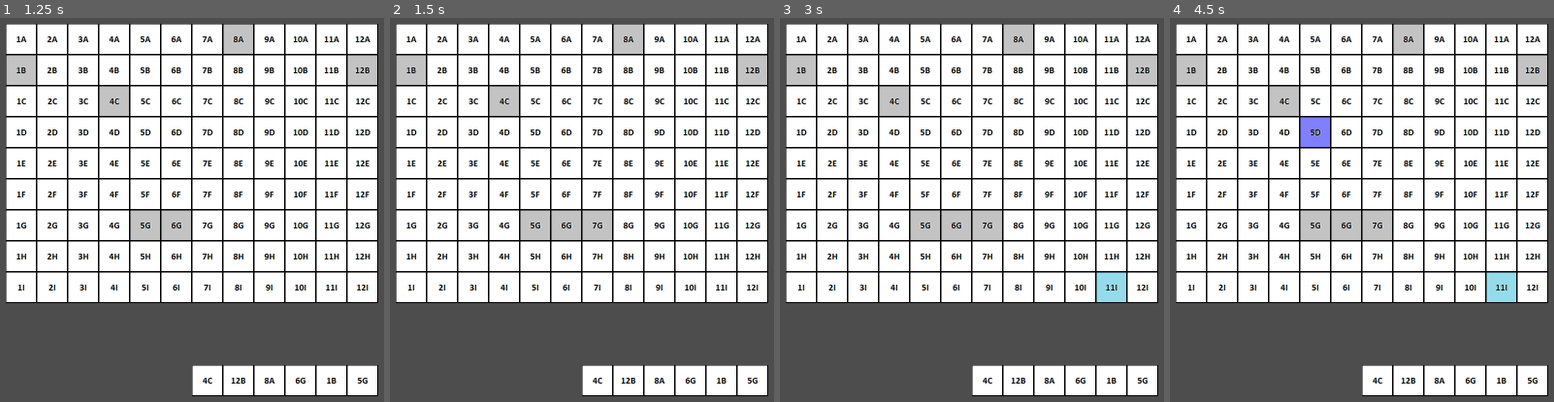
Above: before the commit, frames 1-4 (left to right).
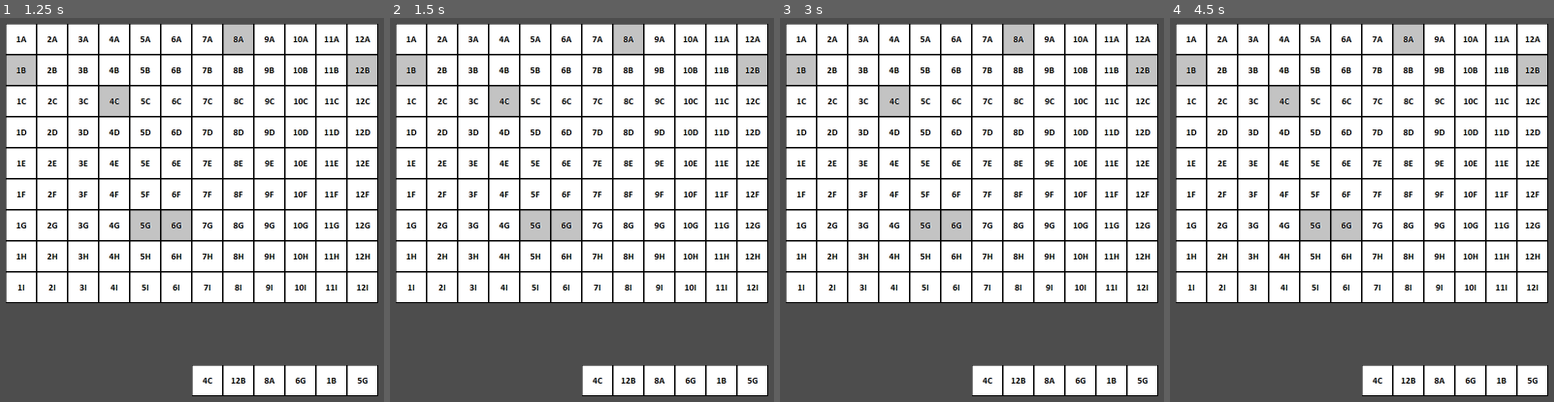
Above: after the commit, the same moments.

Repository: xv-k/BordGameTest
Game: Godot game, scene res://board.tscn
The game is run twice, just before and just after one commit, with the same random seed, the same clock (stepped at 60 frames per second) and the same inputs.
Inputs (mouse positions are in pixels of both pictures, inside the frame that each line leads up to):
- Up to frame 1 (1.25 s): tap Enter at 0.5 s; move the mouse to (outside the picture) at 0.52 s; click (outside the picture) at 0.6 s
- Up to frame 2 (1.5 s): tap Space at 1.25 s; move the mouse to (597, 233) at 1.27 s; click (597, 233) at 1.35 s
- Up to frame 3 (3 s): tap Enter at 2 s; move the mouse to (outside the picture) at 2.02 s; click (outside the picture) at 2.1 s; tap Space at 2.75 s; move the mouse to (1102, 298) at 2.77 s; click (1102, 298) at 2.85 s
- Up to frame 4 (4.5 s): tap Enter at 3.5 s; move the mouse to (outside the picture) at 3.52 s; click (outside the picture) at 3.6 s; tap Space at 4.25 s; move the mouse to (1300, 144) at 4.27 s; click (1300, 144) at 4.35 s

Frame 1 is identical in both runs. In frame 2, 0.6% of the frame differs, in the area x 50-58%, y 50-58%; in frame 3, 1.2%; in frame 4, 1.8%, in the area x 33-91%, y 25-74%.

Commit message:
added: only click selection + menu to choose + removing/adding tile after placing

Diff:
--- a/Board.gd
+++ b/Board.gd
@@ -1,13 +1,20 @@
 extends Node2D
 
 @onready var tile_map = $TileMap
+@onready var popup_menu = $PopupMenu
 
 var board_x = 12
 var board_y = 9
+#board: number: int, position: vector2, building: bool, company:int
+var board = {}
 var color = 4
-enum layers {white = 3, yellow, gray, green, blue, orange, purple, red, pink}
+enum layers {white = 3, yellow, gray, green, blue, orange, purple, red, pink, black = 0}
 var building_positions = {}
 var player_tile_pos = {0: Vector2(6,11), 1: Vector2(7,11), 2: Vector2(8,11), 3: Vector2(9,11), 4: Vector2(10,11), 5: Vector2(11,11)}
+var selection = []
+var options = range(108)
+
+var build_tile = false
 #var atlas_source_num = 1
 #var hidden_alt_num = 1
 #var atlas_tile_coords = Vector2.ZERO
@@ -21,12 +28,16 @@
 func _ready():
 	setup_board()
 	print(building_positions)
-	print(layers)
+	#print(layers)
 	get_first_tiles()
+
+	popup_menu.add_item("Build building here")
+	popup_menu.add_item("Cancel")
+	popup_menu.connect("id_pressed", menu_click)
+
 #
-## Called every frame. 'delta' is the elapsed time since the previous frame.
-#func _process(delta):
-	#pass
+func _process(delta):
+	pass
 #
 #func get_tiles_to_use():
 	#var chosen_tile_chords = []
@@ -40,15 +51,16 @@
 	#return chosen_tile_chords
 
 func get_first_tiles():
-	var options = range(108)
 	options.shuffle()
-	var selection = []
+
 	for i in range(6):
 		selection.push_back(options.pop_back())
+		#prints("sel",selection)
+		#prints("opt", options)
 	print(selection)
 	var loc = 0
 	for j in selection:
-		print(building_positions[j])
+		#print(building_positions[j])
 		place_selection_of_tiles(building_positions[j], player_tile_pos[loc])
 		show_posibilities(building_positions[j])
 		loc += 1
@@ -82,21 +94,45 @@
 #
 #func set_cell():
 	#pass
-#
 func _input(event):
+	click_on_tile()
+
+func click_on_tile():
 	if Input.is_action_just_pressed("turn_tile"):
 		#var pos_clicked = Vector2(tile_map.local_to_map(event.position))
 		var pos_clicked = Vector2(tile_map.local_to_map(get_global_mouse_position()))
-		#pos_clicked.x -= 1
-		#pos_clicked.y -= 1
-		print(pos_clicked)
-		#prints("click", event.position)
-		#prints("click", event.global_position)
-		prints("click", get_global_mouse_position() )
+		if check_if_tile_is_in_selection(pos_clicked):
+			#print(pos_clicked)
+			#prints("click", get_global_mouse_position() )
+			popup_menu.popup(Rect2(get_global_mouse_position().x+64, get_global_mouse_position().y+64, popup_menu.size.x, popup_menu.size.y))
+			await popup_menu.id_pressed
+		if build_tile:
+			tile_map.set_cell(0, pos_clicked, layers.black, pos_clicked, 0)
+			build_tile = false
+			#remove tile and add new one
+			selection.erase(building_positions.find_key(pos_clicked))
+			print(selection)
+			selection.push_back(options.pop_back())
+			print(selection)
+			var loc = 0
+			for i in selection :
+				place_selection_of_tiles(building_positions[i], player_tile_pos[loc])
+				show_posibilities(building_positions[i])
+				loc +=1
 
-		tile_map.set_cell(0, pos_clicked, color, pos_clicked, 0)
-		if color < 10:
-			color += 1
-		else:
-			color = 4
+		#if color < 10:
+			#color += 1
+		#else:
+			#color = 4
 	#
+func check_if_tile_is_in_selection(click_pos: Vector2) -> bool:
+	var pos_in_building_number = building_positions.find_key(click_pos)
+	if selection.find(pos_in_building_number) > -1:
+		return true
+	else:
+		return false
+
+
+func menu_click(id):
+	if id == 0:
+		build_tile = true
--- a/board.tscn
+++ b/board.tscn
@@ -1,7 +1,8 @@
-[gd_scene load_steps=21 format=3 uid="uid://cne2w4slltcod"]
+[gd_scene load_steps=23 format=3 uid="uid://cne2w4slltcod"]
 
 [ext_resource type="Script" path="res://Board.gd" id="1_tesdu"]
 [ext_resource type="Texture2D" uid="uid://b4r0wuelp7dqm" path="res://test2_64x64_rood.png" id="2_3y5hr"]
+[ext_resource type="Texture2D" uid="uid://bverl467cyjpn" path="res://test2_64x64_invert.png" id="2_qxqwy"]
 [ext_resource type="Texture2D" uid="uid://88lde0ae34fc" path="res://test2_64x64_roze.png" id="3_wdb0x"]
 [ext_resource type="Texture2D" uid="uid://btlbeqobcg4nt" path="res://test2_64x64_geel.png" id="5_bvgx0"]
 [ext_resource type="Texture2D" uid="uid://bdt1582tfbujb" path="res://test2_64x64.png" id="5_kdekn"]
@@ -10,6 +11,118 @@
 [ext_resource type="Texture2D" uid="uid://6y3ynuo1d3el" path="res://test2_64x64_lichtblauw.png" id="8_2llmk"]
 [ext_resource type="Texture2D" uid="uid://bsi351th64d7g" path="res://test2_64x64_oranje.png" id="9_ysu28"]
 [ext_resource type="Texture2D" uid="uid://bpa3wlrgo825" path="res://test2_64x64_paars.png" id="10_spa5o"]
+
+[sub_resource type="TileSetAtlasSource" id="TileSetAtlasSource_vvkps"]
+texture = ExtResource("2_qxqwy")
+texture_region_size = Vector2i(64, 64)
+0:0/0 = 0
+1:0/0 = 0
+2:0/0 = 0
+3:0/0 = 0
+4:0/0 = 0
+5:0/0 = 0
+6:0/0 = 0
+7:0/0 = 0
+8:0/0 = 0
+9:0/0 = 0
+10:0/0 = 0
+11:0/0 = 0
+0:1/0 = 0
+1:1/0 = 0
+2:1/0 = 0
+3:1/0 = 0
+4:1/0 = 0
+5:1/0 = 0
+6:1/0 = 0
+7:1/0 = 0
+8:1/0 = 0
+9:1/0 = 0
+10:1/0 = 0
+11:1/0 = 0
+0:2/0 = 0
+1:2/0 = 0
+2:2/0 = 0
+3:2/0 = 0
+4:2/0 = 0
+5:2/0 = 0
+6:2/0 = 0
+7:2/0 = 0
+8:2/0 = 0
+9:2/0 = 0
+10:2/0 = 0
+11:2/0 = 0
+0:3/0 = 0
+1:3/0 = 0
+2:3/0 = 0
+3:3/0 = 0
+4:3/0 = 0
+5:3/0 = 0
+6:3/0 = 0
+7:3/0 = 0
+8:3/0 = 0
+9:3/0 = 0
+10:3/0 = 0
+11:3/0 = 0
+0:4/0 = 0
+1:4/0 = 0
+2:4/0 = 0
+3:4/0 = 0
+4:4/0 = 0
+5:4/0 = 0
+6:4/0 = 0
+7:4/0 = 0
+8:4/0 = 0
+9:4/0 = 0
+10:4/0 = 0
+11:4/0 = 0
+0:5/0 = 0
+1:5/0 = 0
+2:5/0 = 0
+3:5/0 = 0
+4:5/0 = 0
+5:5/0 = 0
+6:5/0 = 0
+7:5/0 = 0
+8:5/0 = 0
+9:5/0 = 0
+10:5/0 = 0
+11:5/0 = 0
+0:6/0 = 0
+1:6/0 = 0
+2:6/0 = 0
+3:6/0 = 0
+4:6/0 = 0
+5:6/0 = 0
+6:6/0 = 0
+7:6/0 = 0
+8:6/0 = 0
+9:6/0 = 0
+10:6/0 = 0
+11:6/0 = 0
+0:7/0 = 0
+1:7/0 = 0
+2:7/0 = 0
+3:7/0 = 0
+4:7/0 = 0
+5:7/0 = 0
+6:7/0 = 0
+7:7/0 = 0
+8:7/0 = 0
+9:7/0 = 0
+10:7/0 = 0
+11:7/0 = 0
+0:8/0 = 0
+1:8/0 = 0
+2:8/0 = 0
+3:8/0 = 0
+4:8/0 = 0
+5:8/0 = 0
+6:8/0 = 0
+7:8/0 = 0
+8:8/0 = 0
+9:8/0 = 0
+10:8/0 = 0
+11:8/0 = 0
 
 [sub_resource type="TileSetAtlasSource" id="TileSetAtlasSource_sd8h4"]
 texture = ExtResource("2_3y5hr")
@@ -1033,6 +1146,7 @@
 sources/9 = SubResource("TileSetAtlasSource_u71aq")
 sources/10 = SubResource("TileSetAtlasSource_sd8h4")
 sources/11 = SubResource("TileSetAtlasSource_vjg6e")
+sources/0 = SubResource("TileSetAtlasSource_vvkps")
 
 [node name="Board" type="Node2D"]
 script = ExtResource("1_tesdu")
@@ -1047,3 +1161,6 @@
 
 [node name="Camera2D" type="Camera2D" parent="."]
 position = Vector2(736, 384)
+
+[node name="PopupMenu" type="PopupMenu" parent="."]
+size = Vector2i(100, 50)
Binary file added: test2_64x64_invert.png
Not shown, added: test2_64x64_invert.png.import
